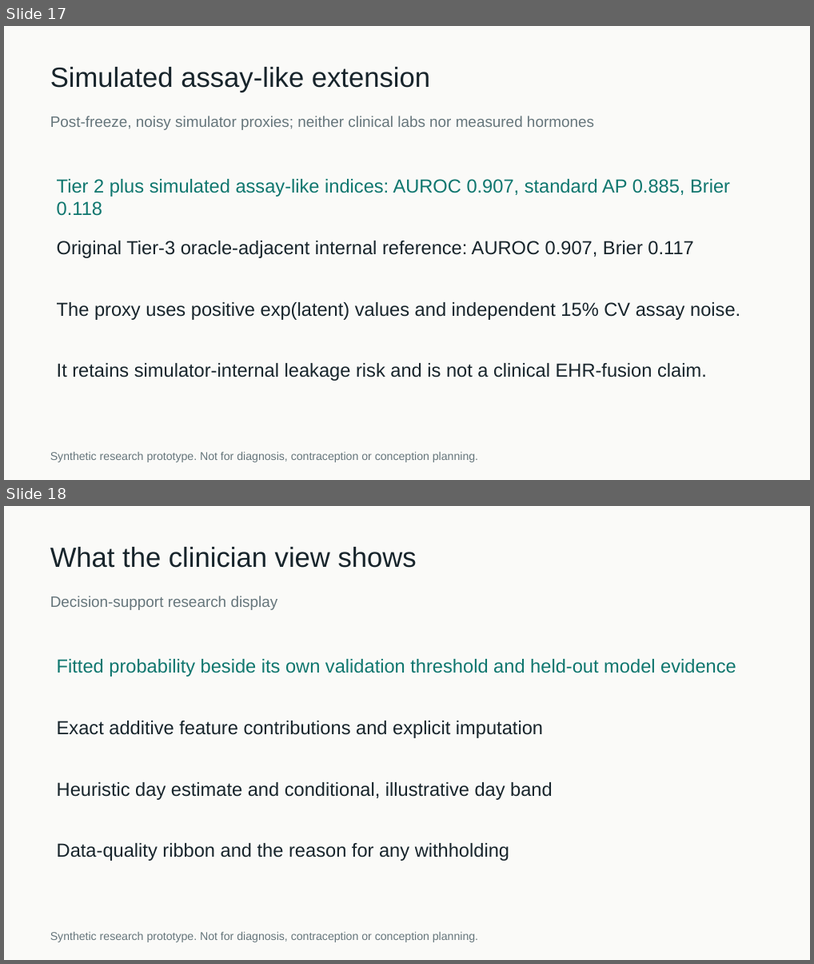
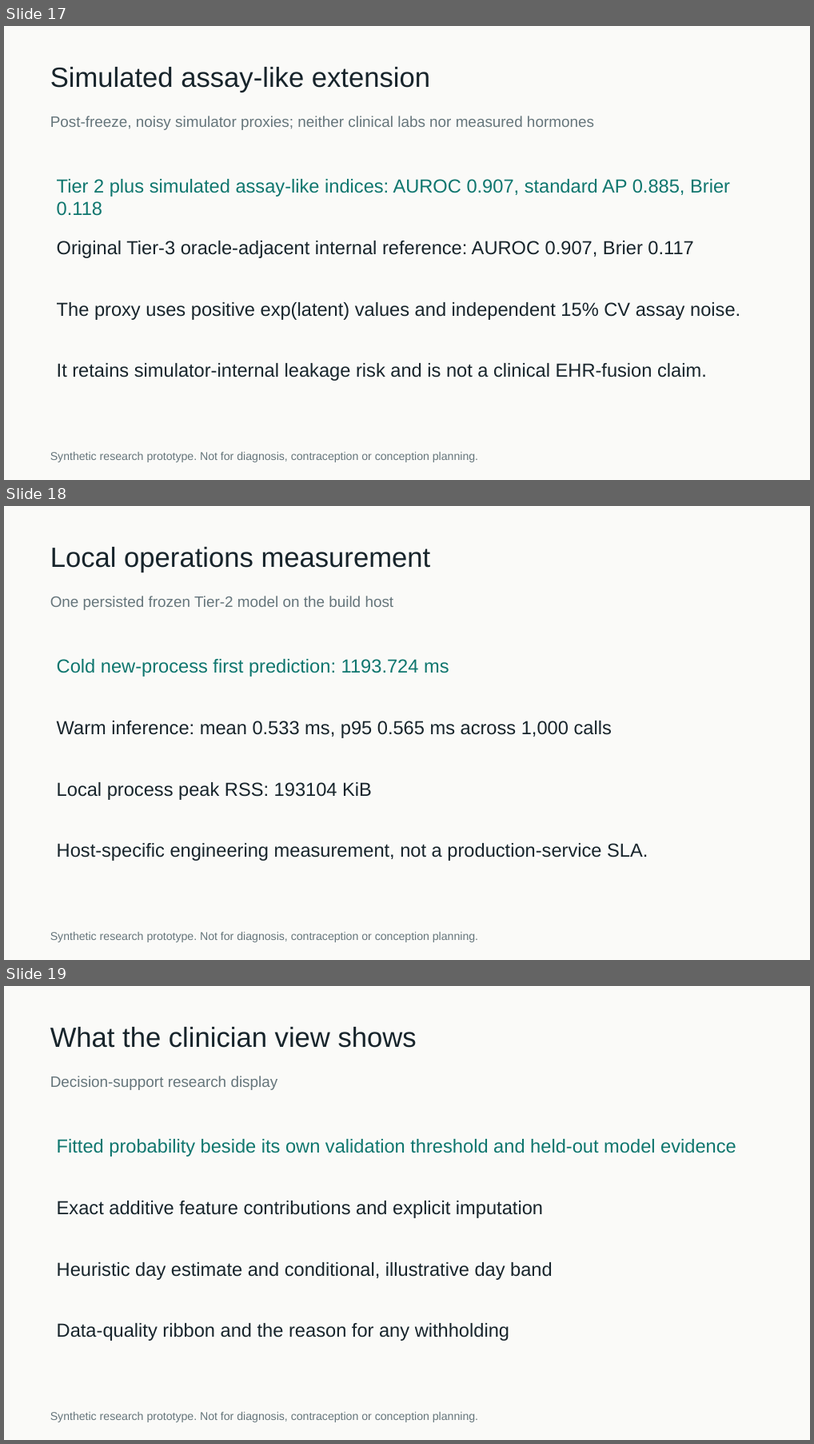
Before and after one commit to kushagragupta2005/CycleTwin_VIT, a slide deck: deliverables/CycleTwin_pitch_deck.pptx. Shown one above the other, each under a label of ours: slides 17 and 18 before the commit, slides 17, 18 and 19 after it. The pictures are 814x964 and 814x1444 pixels, drawn with LibreOffice and Linux fonts; fonts in the diff are those of the drawing. Boxes give left, top, right and bottom in pixels: in the first picture for what was removed or moved away, otherwise in the second. Text is boxed around its words. In the diff, an @@ line names an element or a change of style, - is before the commit and + after.

Commit message:
Record local persisted inference operations (B7)

```diff
--- a/deliverables/CycleTwin_pitch_deck.pptx
+++ b/deliverables/CycleTwin_pitch_deck.pptx
@@ slide 18 added at [4,506,810,960], background #FAFAF8 @@
@@ text added at [50,547,431,572], 33 pt, text #17242B @@
+Local operations measurement
@@ text added at [50,596,394,610], 18 pt, text #65757B @@
+One persisted frozen Tier-2 model on the build host
@@ text added at [57,659,450,676], 22.5 pt, text #0E766E @@
+Cold new-process first prediction: 1193.724 ms
@@ text added at [57,720,612,738], 22.5 pt, text #17242B @@
+Warm inference: mean 0.533 ms, p95 0.565 ms across 1,000 calls
@@ text added at [57,782,372,800], 22.5 pt, text #17242B @@
+Local process peak RSS: 193104 KiB
@@ text added at [57,843,648,860], 22.5 pt, text #17242B @@
+Host-specific engineering measurement, not a production-service SLA.
@@ text added at [50,932,478,942], 13.5 pt, text #65757B @@
+Synthetic research prototype. Not for diagnosis, contraception or conception planning.
@@ what was slide 18 is now slide 19 @@
```
Also in this commit, not shown: 14 other files.
